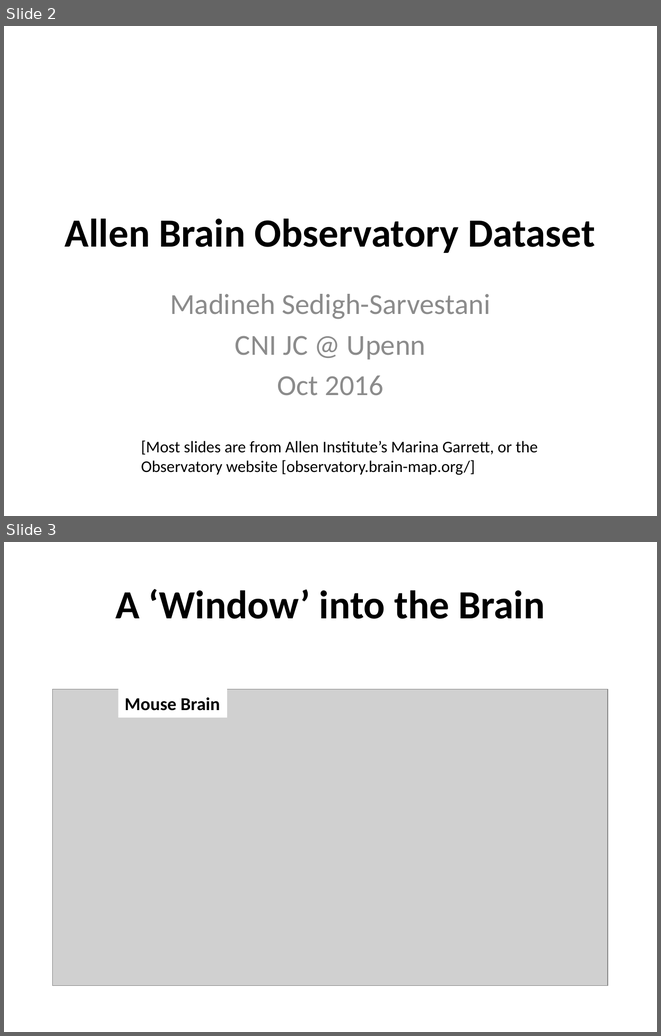
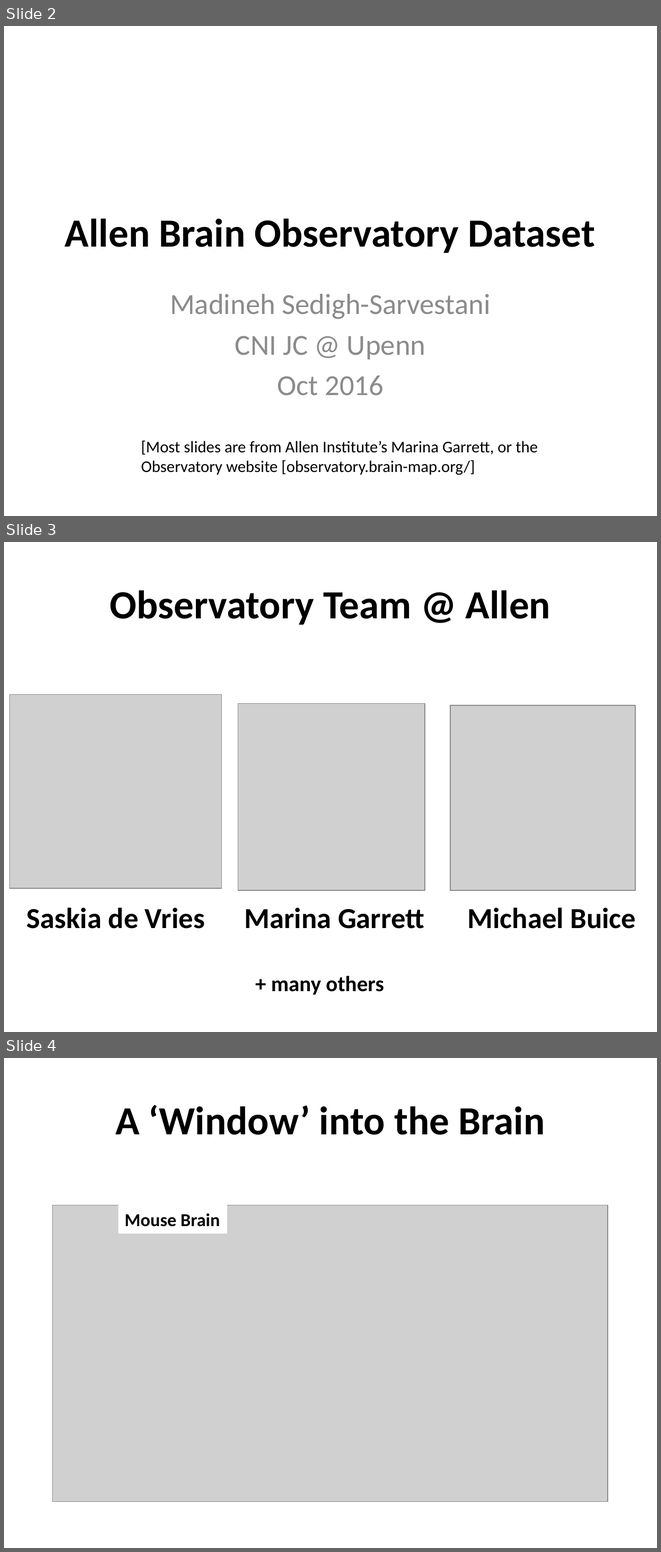
Before and after one commit to geffenlab/CNI-JC, a slide deck: Allen_Brain_Observatory_Dataset.pptx. Shown one above the other, each under a label of ours: slides 2 and 3 before the commit, slides 2, 3 and 4 after it. The pictures are 661x1036 and 661x1552 pixels, drawn with LibreOffice and Linux fonts; fonts in the diff are those of the drawing; grey boxes stand for pictures. Boxes give left, top, right and bottom in pixels: in the first picture for what was removed or moved away, otherwise in the second. Text is boxed around its words. In the diff, an @@ line names an element or a change of style, - is before the commit and + after.

Commit message:
minor changes

```diff
--- a/Allen_Brain_Observatory_Dataset.pptx
+++ b/Allen_Brain_Observatory_Dataset.pptx
@@ slide 3 added at box(4, 542, 657, 1032), background #FFFFFF @@
@@ title added at box(109, 590, 551, 625), 44 pt, text #000000, bold @@
+Observatory Team @ Allen
@@ picture added at box(9, 694, 221, 888) @@
@@ picture added at box(238, 703, 424, 890) @@
@@ picture added at box(450, 705, 635, 890) @@
@@ text added at box(27, 907, 205, 928), 32 pt, text #000000, bold @@
+Saskia de Vries
@@ text added at box(245, 907, 424, 928), 32 pt, text #000000, bold @@
+Marina Garrett
@@ text added at box(468, 907, 636, 928), 32 pt, text #000000, bold @@
+Michael Buice
@@ text added at box(271, 976, 383, 995), 24 pt, text #000000, bold @@
++ many others
@@ what was slide 3 is now slide 4 @@
```
Also in this commit, not shown: 1 other slide added.
